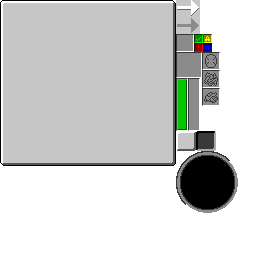
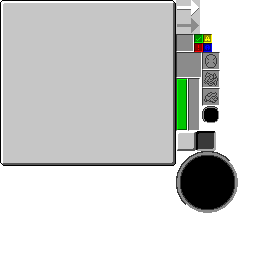
The second 256px x 256px image is a revision of the first. Changes to its layers:
added layer "otherworld_slot" above "paste_slot" over [202, 106, 219, 123]
